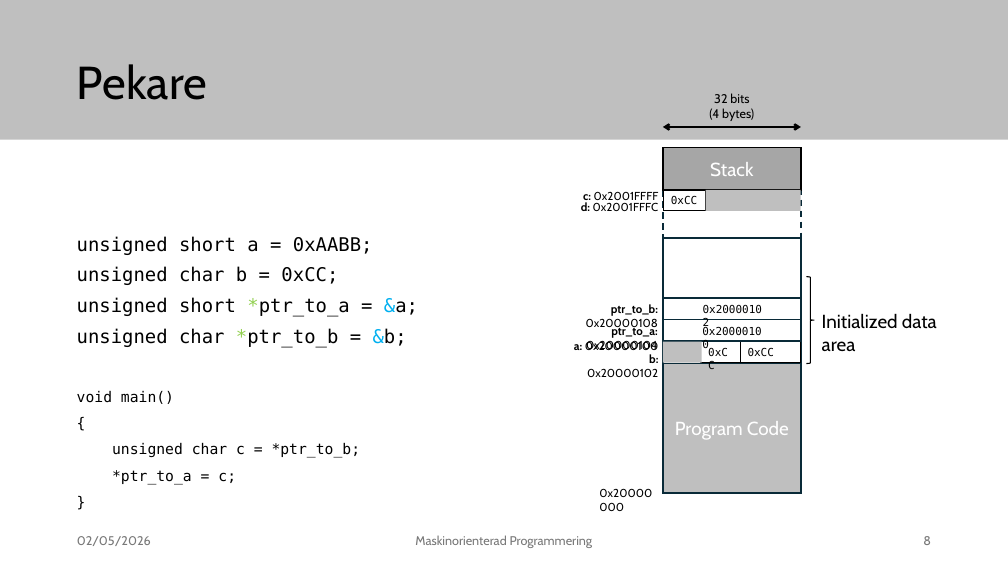
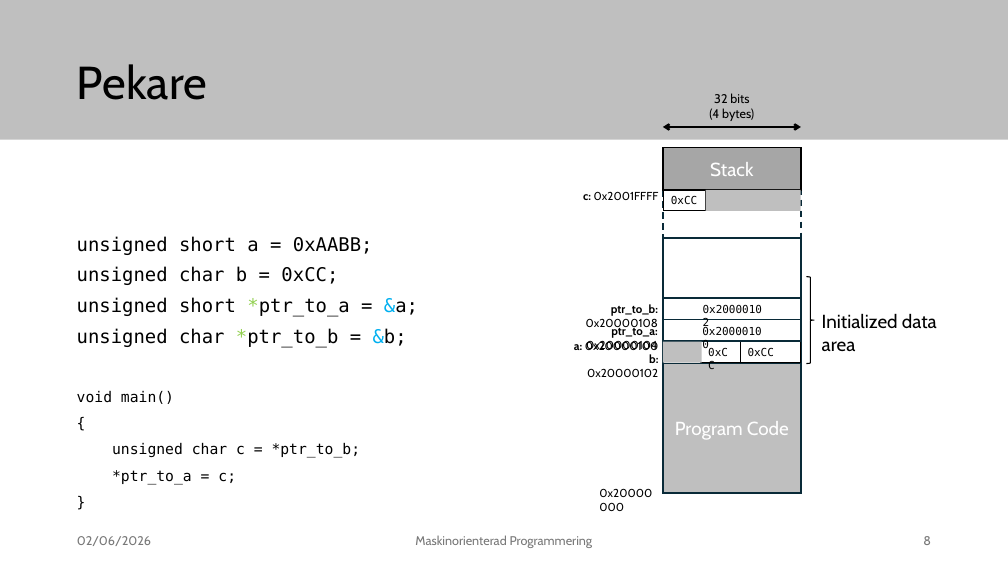
Before and after one commit to elias-at-chalmers/mop-lecture_notes-mirror, a slide deck: slide 8 of slides/lecture06_pointers_and_sync.pptx. Drawn at 1008x567 pixels with LibreOffice and Linux fonts; fonts in the diff are those of the drawing. Boxes give left, top, right and bottom in pixels: in the first picture for what was removed or moved away, otherwise in the second. Text is boxed around its words. In the diff, an @@ line names an element or a change of style, - is before the commit and + after.

```diff
--- a/slides/lecture06_pointers_and_sync.pptx
+++ b/slides/lecture06_pointers_and_sync.pptx
@@ text removed at (581,202,659,211) @@
-d: 0x2001FFFC
@@ text at (77,536,151,546): text changed @@
-02/05/2026
+02/06/2026
```
Also in this commit, not shown: 8 other slides changed.
